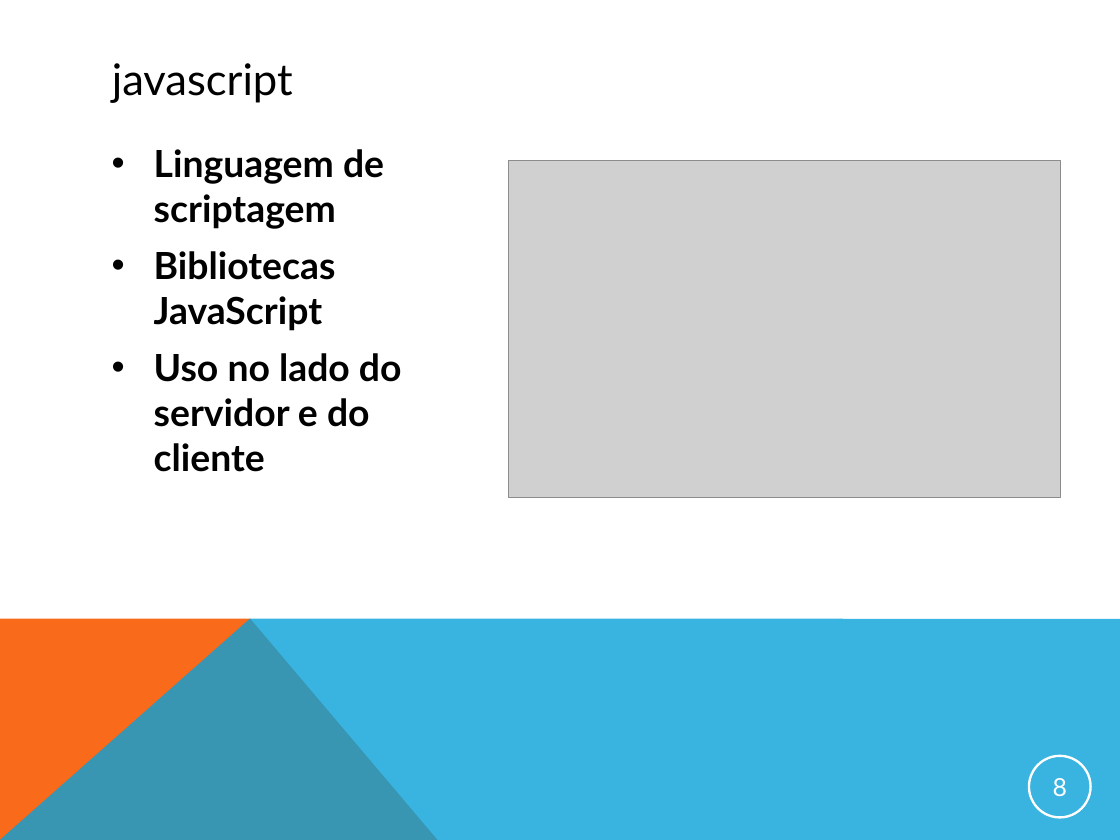
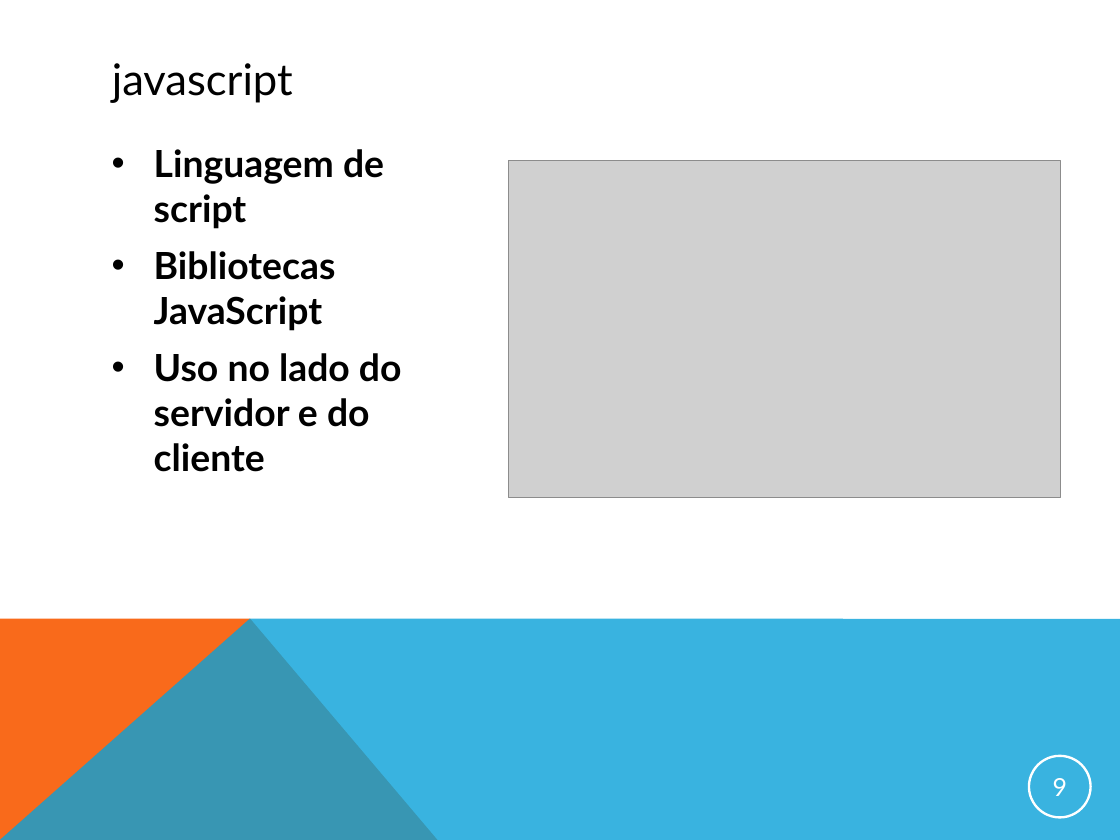
Before and after one commit to gcmorgado/sass4j, a slide deck: slide 9 of DOCUMENTACAO/apresentacao_final.ppt (slide 8 before the commit). Drawn at 1120x840 pixels with LibreOffice and Linux fonts; fonts in the diff are those of the drawing; grey boxes stand for pictures. Boxes give left, top, right and bottom in pixels: in the first picture for what was removed or moved away, otherwise in the second. Text is boxed around its words. In the diff, an @@ line names an element or a change of style, - is before the commit and + after.

```diff
--- a/DOCUMENTACAO/apresentacao_final.ppt
+++ b/DOCUMENTACAO/apresentacao_final.ppt
@@ text at [154,149,384,229]: text changed @@
-• Linguagem de scriptagem
+• Linguagem de script
@@ page number at [1053,778,1067,796]: text changed @@
-8
+9
```
Also in this commit, not shown: 2 other slides changed, 2 slides added, 1 slide removed, 3 other files.
